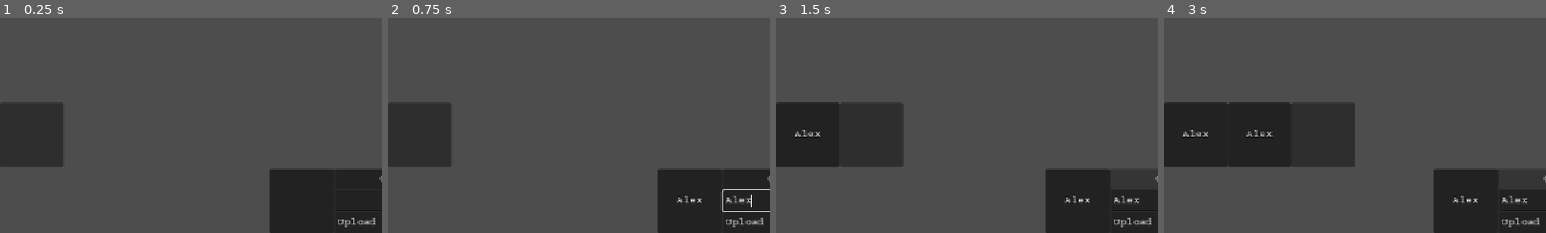
Above: before the commit, frames 1-4 (left to right).
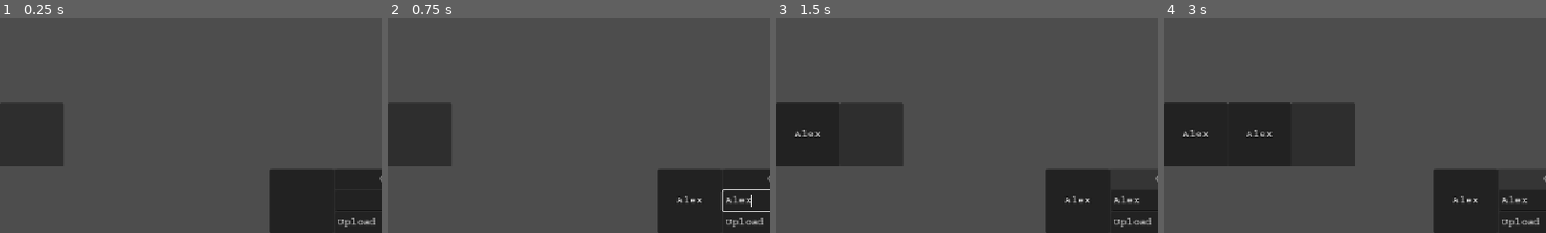
Above: after the commit, the same moments.

Repository: White-Dove-Gamedev/Tier-Creator
Game: Godot game, scene res://TierCreator/tier_creator.tscn
The game is run twice, just before and just after one commit, with the same random seed, the same clock (stepped at 60 frames per second) and the same inputs.
Inputs (mouse positions are % of the whole screen's width and height, from its top left):
- Up to frame 1 (0.25 s): no input
- Up to frame 2 (0.75 s): click (54, 93) at 0.52 s; type "Alex" at 0.6 s
- Up to frame 3 (1.5 s): click "Create Card" at 1.25 s
- Up to frame 4 (3 s): click "Clear Image" at 2 s; click "Create Card" at 2.75 s
The pictures show only the part of the screen within x 0-50%, y 50-100%; the shares and areas given below are measured in that part.

The runs differ from the first frame. In frame 1, less than 0.1% of the frame differs, in the area x 0-17%, y 68-70%; in frame 2, less than 0.1%; in frame 3, 0.1%; in frame 4, 0.2%, in the area x 0-50%, y 68-70%.

Commit message:
Finalize TierCreator

Diff:
--- a/Components/drag_component.gd
+++ b/Components/drag_component.gd
@@ -42,7 +42,7 @@
 			handle_dropping()
 
 
-func _input(event: InputEvent) -> void:
+func _unhandled_input(event: InputEvent) -> void:
 	var mouse_pos = get_viewport().get_mouse_position()
 	if event.is_action_pressed(&"mouse_button_left") and has_point(mouse_pos):
 		if mouse_over_type(Button):
@@ -71,7 +71,7 @@
 
 func handle_pickup() -> void:
 	draggable.move_to_front()
-	draggable.reparent(get_tree().get_first_node_in_group(&"card_bench"))
+	draggable.reparent(get_tree().get_first_node_in_group(&"card_layer"))
 	change_state(State.DRAGGING)
 
 
--- a/TierCreator/card_layer.gd
+++ b/TierCreator/card_layer.gd
@@ -2,4 +2,4 @@
 extends Node
 
 func _ready() -> void:
-	add_to_group("card_layer")
+	add_to_group(&"card_layer")
--- a/TierCreator/tier_creator.gd
+++ b/TierCreator/tier_creator.gd
@@ -5,18 +5,30 @@
 const TIER_CATEGORY = preload("uid://wbyer077b6mf")
 
 @onready var card_v_box_container: VBoxContainer = %CardVBoxContainer
-@onready var list_v_box_container: VBoxContainer = %ListVBoxContainer
-@onready var tier_list_scroll_container: ScrollContainer = %TierListScrollContainer
 @onready var settings_window: SettingsWindow = %SettingsWindow
+@onready var card_bench_scroll_container: ScrollContainer = %CardBenchScrollContainer
 @onready var tier_list: TierList = %TierList
 
 
 func _ready() -> void:
 	set_settings_window()
 	set_card_v_box_container()
-	set_list_v_box_container()
-	set_tier_list_scroll_container()
+	set_card_bench_scroll_container()
 	add_tier_category()
+
+
+func set_settings_window() -> void:
+	settings_window.close_button.pressed.connect(close_settings_window)
+	settings_window.close_texture_button.pressed.connect(close_settings_window)
+
+
+func set_card_v_box_container() -> void:
+	card_v_box_container.mouse_filter = Control.MOUSE_FILTER_IGNORE
+
+
+func set_card_bench_scroll_container() -> void:
+	card_bench_scroll_container.vertical_scroll_mode = ScrollContainer.SCROLL_MODE_SHOW_NEVER
+	card_bench_scroll_container.custom_minimum_size = Vector2(-1.0, Utils.MIN_SIZE_Y)
 
 
 func add_tier_category() -> void:
@@ -25,9 +37,27 @@
 	connect_tier_category_signals(tier_category)
 
 
-func set_settings_window() -> void:
-	settings_window.close_button.pressed.connect(close_settings_window)
-	settings_window.close_texture_button.pressed.connect(close_settings_window)
+func connect_tier_category_signals(tier_category: TierCategory) -> void:
+	tier_category.category_settings.settings_texture_button.pressed \
+		.connect(
+			_on_settings_texture_button_pressed \
+			.bind(tier_category)
+		)
+	tier_category.category_settings.up_texture_button.pressed \
+		.connect(
+			_on_category_settings_up_texture_button_pressed \
+			.bind(tier_category)
+		)
+	tier_category.category_settings.down_texture_button.pressed \
+		.connect(
+			_on_category_settings_down_texture_button_pressed \
+			.bind(tier_category)
+		)
+	tier_category.resized \
+		.connect(
+			_on_tier_category_resized \
+			.bind(tier_category)
+		)
 
 
 func close_settings_window() -> void:
@@ -96,31 +126,11 @@
 
 
 func _on_remove_button_pressed(tier_category: TierCategory) -> void:
+	if tier_list.tiers_v_box_container.get_child_count() == 1:
+		push_warning("Only one category left")
+		return
 	tier_category.queue_free()
 	close_settings_window()
-
-
-func connect_tier_category_signals(tier_category: TierCategory) -> void:
-	tier_category.category_settings.settings_texture_button.pressed \
-		.connect(
-			_on_settings_texture_button_pressed \
-			.bind(tier_category)
-		)
-	tier_category.category_settings.up_texture_button.pressed \
-		.connect(
-			_on_category_settings_up_texture_button_pressed \
-			.bind(tier_category)
-		)
-	tier_category.category_settings.down_texture_button.pressed \
-		.connect(
-			_on_category_settings_down_texture_button_pressed \
-			.bind(tier_category)
-		)
-	tier_category.resized \
-		.connect(
-			_on_tier_category_resized \
-			.bind(tier_category)
-		)
 
 
 func _on_category_settings_up_texture_button_pressed(tier_category: TierCategory) -> void:
@@ -140,15 +150,3 @@
 func _on_tier_category_resized(tier_category: TierCategory) -> void:
 	tier_category.tier_name.background_color_rect.size = tier_category.size
 	tier_category.tier_name.tier_label.size = tier_category.size
-
-
-func set_card_v_box_container() -> void:
-	card_v_box_container.mouse_filter = Control.MOUSE_FILTER_IGNORE
-
-
-func set_list_v_box_container() -> void:
-	list_v_box_container.mouse_filter = Control.MOUSE_FILTER_IGNORE
-
-
-func set_tier_list_scroll_container() -> void:
-	tier_list_scroll_container.mouse_filter = Control.MOUSE_FILTER_IGNORE
--- a/TierCreator/tier_creator.tscn
+++ b/TierCreator/tier_creator.tscn
@@ -19,25 +19,18 @@
 grow_vertical = 2
 mouse_filter = 2
 
-[node name="TierListScrollContainer" type="ScrollContainer" parent="CardVBoxContainer" unique_id=1237204295]
-unique_name_in_owner = true
-layout_mode = 2
-size_flags_vertical = 3
-mouse_filter = 2
-
-[node name="ListVBoxContainer" type="VBoxContainer" parent="CardVBoxContainer/TierListScrollContainer" unique_id=704358663]
-unique_name_in_owner = true
-layout_mode = 2
-size_flags_horizontal = 3
-size_flags_vertical = 3
-mouse_filter = 2
-
-[node name="TierList" parent="CardVBoxContainer/TierListScrollContainer/ListVBoxContainer" unique_id=506612114 instance=ExtResource("1_82s2v")]
+[node name="TierList" parent="CardVBoxContainer" unique_id=506612114 instance=ExtResource("1_82s2v")]
 unique_name_in_owner = true
 layout_mode = 2
 size_flags_vertical = 3
 
-[node name="CardBench" parent="CardVBoxContainer/TierListScrollContainer/ListVBoxContainer" unique_id=472597272 instance=ExtResource("2_splso")]
+[node name="CardBenchScrollContainer" type="ScrollContainer" parent="CardVBoxContainer" unique_id=1814921985]
+unique_name_in_owner = true
+custom_minimum_size = Vector2(-1, 96)
+layout_mode = 2
+vertical_scroll_mode = 3
+
+[node name="CardBench" parent="CardVBoxContainer/CardBenchScrollContainer" unique_id=472597272 instance=ExtResource("2_splso")]
 unique_name_in_owner = true
 layout_mode = 2
 
--- a/TierCreator/tier_list.gd
+++ b/TierCreator/tier_list.gd
@@ -2,10 +2,12 @@
 class_name TierList
 extends Control
 
+@onready var tier_list_scroll_container: ScrollContainer = %TierListScrollContainer
 @onready var tiers_v_box_container: VBoxContainer = %TiersVBoxContainer
 
 func _ready() -> void:
 	set_self()
+	set_tier_list_scroll_container()
 	set_tiers_v_box_container()
 
 
@@ -14,5 +16,10 @@
 	tiers_v_box_container.add_theme_constant_override(&"separation", 0)
 
 
+func set_tier_list_scroll_container() -> void:
+	#tier_list_scroll_container.vertical_scroll_mode = ScrollContainer.SCROLL_MODE_SHOW_NEVER
+	pass
+
+
 func set_tiers_v_box_container() -> void:
 	tiers_v_box_container.mouse_filter = Control.MOUSE_FILTER_IGNORE
--- a/TierCreator/tier_list.tscn
+++ b/TierCreator/tier_list.tscn
@@ -12,12 +12,18 @@
 mouse_filter = 2
 script = ExtResource("1_kdqrh")
 
-[node name="TiersVBoxContainer" type="VBoxContainer" parent="." unique_id=277325630]
+[node name="TierListScrollContainer" type="ScrollContainer" parent="." unique_id=254975274]
 unique_name_in_owner = true
 layout_mode = 1
-anchors_preset = 10
+anchors_preset = 15
 anchor_right = 1.0
-offset_bottom = 96.0
+anchor_bottom = 1.0
 grow_horizontal = 2
+grow_vertical = 2
+vertical_scroll_mode = 3
+
+[node name="TiersVBoxContainer" type="VBoxContainer" parent="TierListScrollContainer" unique_id=277325630]
+unique_name_in_owner = true
+layout_mode = 2
 mouse_filter = 2
 theme_override_constants/separation = 0
Not shown, changed: CHANGELOG.md
